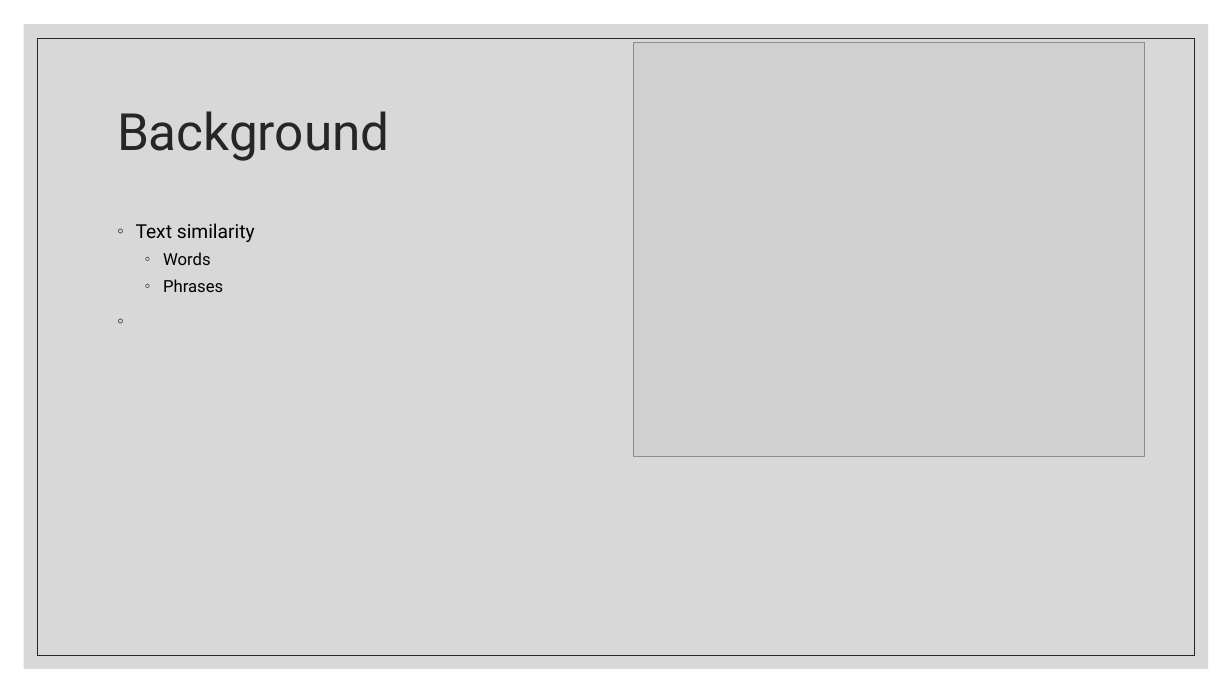
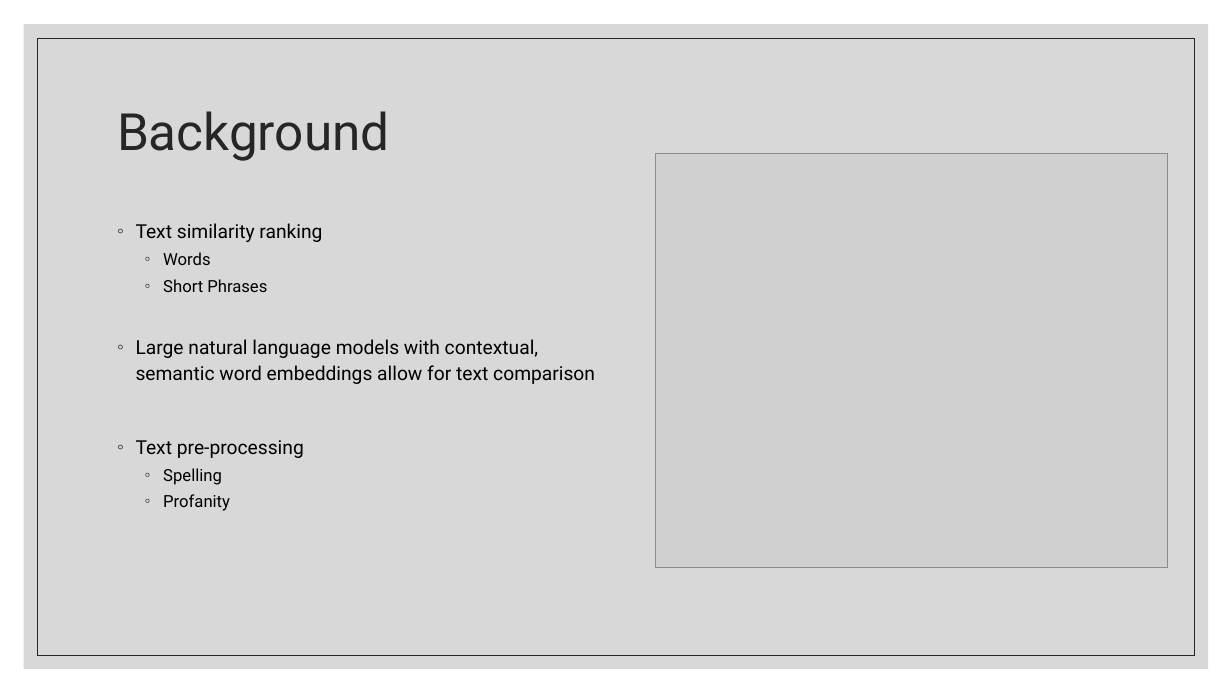
Before and after one commit to NalaniKai/TextSimilarity, a slide deck: slide 2 of docs/Text Similarity.pptx. Drawn at 1232x693 pixels with LibreOffice and Linux fonts; fonts in the diff are those of the drawing; grey boxes stand for pictures. Boxes give left, top, right and bottom in pixels: in the first picture for what was removed or moved away, otherwise in the second. Text is boxed around its words. In the diff, an @@ line names an element or a change of style, - is before the commit and + after.

```diff
--- a/docs/Text Similarity.pptx
+++ b/docs/Text Similarity.pptx
@@ picture: place and size @@
-picture at (633, 43, 1144, 457)
+picture at (656, 154, 1167, 568)
@@ text at (136, 223, 322, 242): text changed @@
-◦ Text similarity
+◦ Text similarity ranking
@@ text at (136, 279, 595, 511): text changed; size 13 to 15 pt @@
-  ◦ Phrases
+  ◦ Short Phrases
+◦ Large natural language models with contextual, semantic word embeddings allow for text comparison
+◦ Text pre-processing
+  ◦ Spelling
+  ◦ Profanity
```
Also in this commit, not shown: 1 other slide changed, 5 slides added, 2 slides removed, 3 other files.
